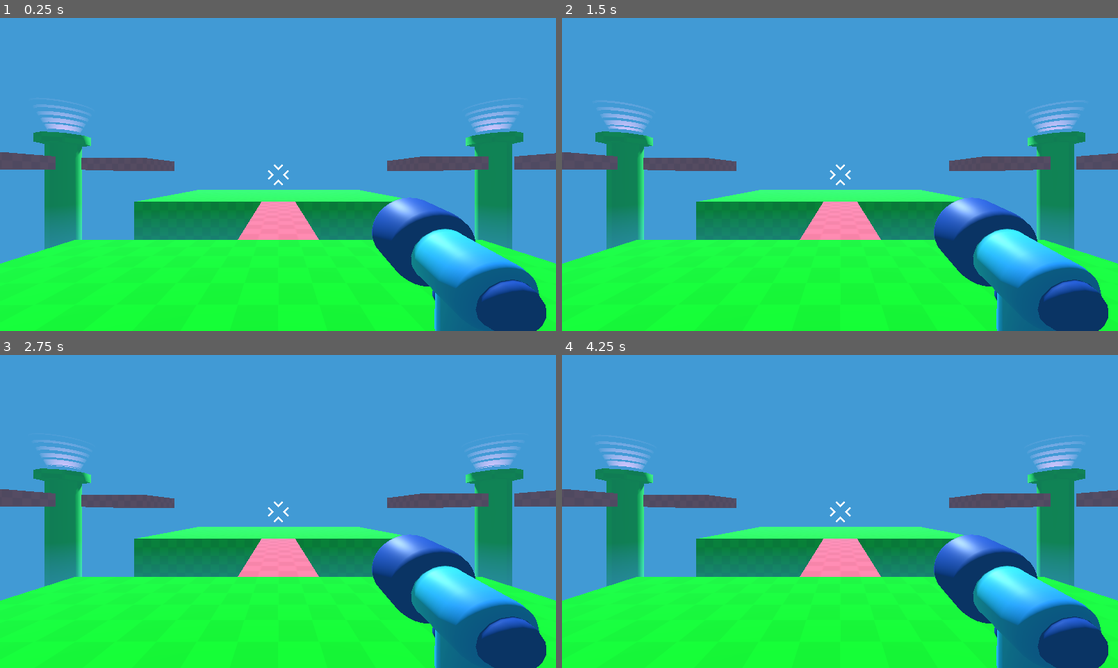
Above: before the commit, frames 1-4 (two rows, left to right).
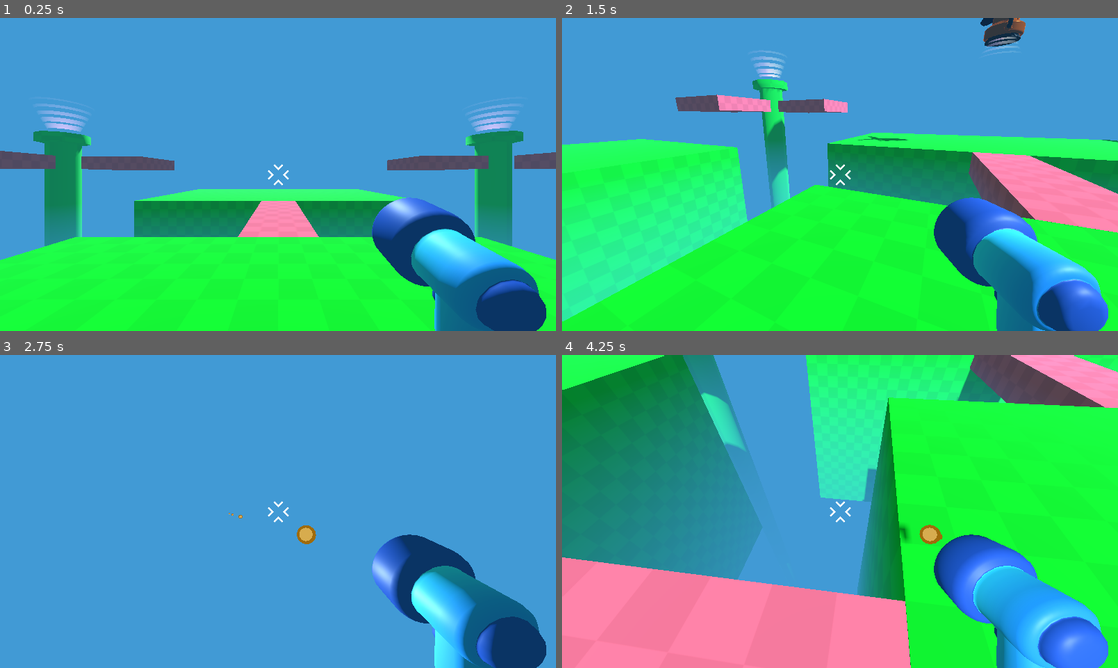
Above: after the commit, the same moments.

Repository: johnf008/Real3DGame
Game: Godot game, scene res://Game.tscn
Same seed, same stepped clock (60 frames per second), same inputs: the game is played once before the commit and once after it.
Inputs (mouse positions are in pixels of both pictures, inside the frame that each line leads up to):
- Up to frame 1 (0.25 s): no input
- Up to frame 2 (1.5 s): tap Enter at 0.5 s; move the mouse to (962, 158) at 0.52 s; press the mouse at (962, 158) at 0.53 s; hold D (move_right) 0.53-1.28 s; tap Space (jump) at 0.77 s; move the mouse to (728, 190) at 1.27 s; release the mouse at (728, 190) at 1.28 s; hold S (move_back) from 1.28 s (still down); tap Shift (sprint) at 1.35 s
- Up to frame 3 (2.75 s): tap Space (jump) at 1.52 s; move the mouse to (333, 442) at 2.02 s; release S (move_back) at 2.03 s; press the mouse at (333, 442) at 2.03 s; hold D (move_right) from 2.03 s (still down)
- Up to frame 4 (4.25 s): move the mouse to (812, 574) at 2.77 s; release D (move_right) at 2.78 s; release the mouse at (812, 574) at 2.78 s; hold W (move_forward) 2.78-3.53 s; tap Shift (sprint) at 2.85 s; tap Space (jump) at 3.02, 3.77 s; move the mouse to (1006, 558) at 3.52 s; press the mouse at (1006, 558) at 3.53 s; hold A (move_left) from 3.53 s (still down)

The runs differ from the first frame. In frame 1, 1.6% of the frame differs, in the area x 0-100%, y 27-79%; in frame 2, 41%; in frame 3, 41%; in frame 4, 85%, in the area x 0-100%, y 0-100%.
Error before the commit: Parse Error: Expected indented block after "if" block. (res://player/player.gd:96)

Commit message:
Debugging Platform Disappearing
Apparently it's detecting the collision of everything but the player :(

Diff:
--- a/Game.tscn
+++ b/Game.tscn
@@ -21,7 +21,7 @@
 fog_height_density = 0.1
 
 [sub_resource type="BoxShape3D" id="BoxShape3D_r0x5m"]
-size = Vector3(5.057, 1, 4.935)
+size = Vector3(5.382, 1, 4.935)
 
 [node name="Game" type="Node3D"]
 
@@ -153,8 +153,10 @@
 script = ExtResource("6_r0x5m")
 
 [node name="Area3D" type="Area3D" parent="."]
-transform = Transform3D(1, 0, 0, 0, 1, 0, 0, 0, 1, -14, 3, 20)
+transform = Transform3D(1, 0, 0, 0, 1, 0, 0, 0, 1, 13.2208, 1.1765, -0.114174)
 
 [node name="CollisionShape3D" type="CollisionShape3D" parent="Area3D"]
-transform = Transform3D(1, 0, 0, 0, 1, 0, 0, 0, 1, 0.493811, -0.477194, -0.996391)
+transform = Transform3D(1, 0, 0, 0, 1, 0, 0, 0, 1, 0.493811, -0.279358, -0.996391)
 shape = SubResource("BoxShape3D_r0x5m")
+
+[connection signal="area_entered" from="Area3D" to="vanish_platform_one" method="_on_area_3d_area_entered"]
--- a/mob/bat/bat_model.tscn
+++ b/mob/bat/bat_model.tscn
@@ -196,19 +196,19 @@
 script = ExtResource("2_vgr6s")
 
 [node name="Skeleton3D" parent="Armature" index="0"]
-bones/0/position = Vector3(0, -0.0216029, 0)
-bones/1/rotation = Quaternion(0.00894083, 0.140121, -0.628168, 0.765305)
-bones/2/rotation = Quaternion(-0.161308, -0.0516532, 0.301553, 0.938285)
-bones/3/rotation = Quaternion(-0.202431, 0.000949157, 0.224066, 0.953318)
-bones/4/rotation = Quaternion(0.00894083, -0.140121, 0.628168, 0.765305)
-bones/5/rotation = Quaternion(-0.161308, 0.0516532, -0.301553, 0.938285)
-bones/6/rotation = Quaternion(-0.202431, -0.000949157, -0.224066, 0.953318)
+bones/0/position = Vector3(0, -0.0236, 0)
+bones/1/rotation = Quaternion(-0.0559486, 0.205708, -0.654583, 0.72531)
+bones/2/rotation = Quaternion(-0.179016, -0.0488811, 0.25879, 0.947941)
+bones/3/rotation = Quaternion(-0.129033, 0.0189134, 0.216256, 0.967588)
+bones/4/rotation = Quaternion(-0.0559486, -0.205708, 0.654583, 0.72531)
+bones/5/rotation = Quaternion(-0.179016, 0.0488811, -0.25879, 0.947941)
+bones/6/rotation = Quaternion(-0.129033, -0.0189134, -0.216256, 0.967588)
 bones/7/position = Vector3(0.130992, -0.227392, -0.0878515)
 bones/7/rotation = Quaternion(0.261968, 0.0834552, 0.265751, 0.924005)
-bones/8/rotation = Quaternion(3.60748e-08, 0.565891, 0.82448, 2.27309e-08)
+bones/8/rotation = Quaternion(3.72897e-08, 0.624276, 0.781204, 2.29855e-08)
 bones/10/position = Vector3(-0.130992, -0.227392, -0.0878515)
 bones/10/rotation = Quaternion(0.261968, -0.0834552, -0.265751, 0.924005)
-bones/11/rotation = Quaternion(2.47616e-08, 0.565892, 0.82448, 4.17903e-08)
+bones/11/rotation = Quaternion(3.12501e-08, 0.624276, 0.781204, 4.02312e-08)
 
 [node name="bat" parent="Armature/Skeleton3D" index="0"]
 surface_material_override/0 = SubResource("StandardMaterial3D_vgr6s")
--- a/mob/mob.gd
+++ b/mob/mob.gd
@@ -13,7 +13,7 @@
 func _physics_process(delta):
 	var eye_location = Vector3(0, camera.global_position.y, 0)
 
-	print("Camera location test" + str(camera.global_position.y))
+	#print("Camera location test" + str(camera.global_position.y))
 
 	var target = camera.global_position
 	var direction = (target - global_position).normalized()
--- a/mob/spawner/mob_spawner_3d.gd
+++ b/mob/spawner/mob_spawner_3d.gd
@@ -7,6 +7,7 @@
 
 
 func _on_timer_timeout() -> void:
-	var new_mob = mob_to_spawn.instantiate()
-	add_child(new_mob)
-	new_mob.global_position = marker_3d.global_position
+	#var new_mob = mob_to_spawn.instantiate()
+	#add_child(new_mob)
+	#new_mob.global_position = marker_3d.global_position
+	pass
--- a/mob/spawner/spawner_model.tscn
+++ b/mob/spawner/spawner_model.tscn
@@ -15,6 +15,21 @@
 roughness = 0.18
 rim_enabled = true
 
+[sub_resource type="Animation" id="Animation_eqvy4"]
+length = 0.001
+tracks/0/type = "value"
+tracks/0/imported = false
+tracks/0/enabled = true
+tracks/0/path = NodePath("Top:rotation")
+tracks/0/interp = 1
+tracks/0/loop_wrap = true
+tracks/0/keys = {
+"times": PackedFloat32Array(0),
+"transitions": PackedFloat32Array(1),
+"update": 0,
+"values": [Vector3(0, 0, 0)]
+}
+
 [sub_resource type="Animation" id="Animation_yhm21"]
 resource_name = "rotation"
 loop_mode = 1
@@ -29,21 +44,6 @@
 "transitions": PackedFloat32Array(1, 1),
 "update": 0,
 "values": [Vector3(0, 0, 0), Vector3(0, 6.28319, 0)]
-}
-
-[sub_resource type="Animation" id="Animation_eqvy4"]
-length = 0.001
-tracks/0/type = "value"
-tracks/0/imported = false
-tracks/0/enabled = true
-tracks/0/path = NodePath("Top:rotation")
-tracks/0/interp = 1
-tracks/0/loop_wrap = true
-tracks/0/keys = {
-"times": PackedFloat32Array(0),
-"transitions": PackedFloat32Array(1),
-"update": 0,
-"values": [Vector3(0, 0, 0)]
 }
 
 [sub_resource type="AnimationLibrary" id="AnimationLibrary_gsjew"]
--- a/player/player.gd
+++ b/player/player.gd
@@ -91,6 +91,3 @@
 	new_bullet.global_transform = %Marker3D.global_transform
 
 	%Timer.start()
-
-func _on_body_entered(body: Node3D) -> void:
-	if body.has_method("disappear"):
--- a/player/player.tscn
+++ b/player/player.tscn
@@ -6,16 +6,16 @@
 
 [sub_resource type="CapsuleShape3D" id="CapsuleShape3D_kqu6x"]
 
-[node name="Player" type="CharacterBody3D"]
+[node name="Player" type="CharacterBody3D" groups=["player"]]
 script = ExtResource("1_rkbax")
 
 [node name="CollisionShape3D" type="CollisionShape3D" parent="."]
-transform = Transform3D(1, 0, 0, 0, 1, 0, 0, 0, 1, 0, 1.06338, 0)
+transform = Transform3D(1, 0, 0, 0, 1, 0, 0, 0, 1, 0, 0.972789, 0)
 shape = SubResource("CapsuleShape3D_kqu6x")
 
 [node name="Camera3D" type="Camera3D" parent="."]
 unique_name_in_owner = true
-transform = Transform3D(1, 0, 0, 0, 1, 0, 0, 0, 1, 0, 1.59576, 0)
+transform = Transform3D(1, 0, 0, 0, 1, 0, 0, 0, 1, 0, 1.50517, 0)
 
 [node name="gun_model" parent="Camera3D" instance=ExtResource("1_oul6g")]
 transform = Transform3D(-0.284859, -0.000484184, 0.00245857, -3.77195e-09, 0.279501, 0.0550437, -0.00250581, 0.0550416, -0.279491, 0.329454, -0.176189, -0.391612)
--- a/project.godot
+++ b/project.godot
@@ -22,6 +22,10 @@
 [editor_plugins]
 
 enabled=PackedStringArray("res://addons/godot_super-wakatime/plugin.cfg")
+
+[global_group]
+
+player=""
 
 [input]
 
--- a/vanish_platform_one.gd
+++ b/vanish_platform_one.gd
@@ -1 +1,8 @@
 extends CSGBox3D
+
+
+func _on_area_3d_area_entered(area: Area3D) -> void:
+	if area.is_in_group("player"):
+		use_collision = false
+		transparency = 1.0
+	print("Collission :3")
